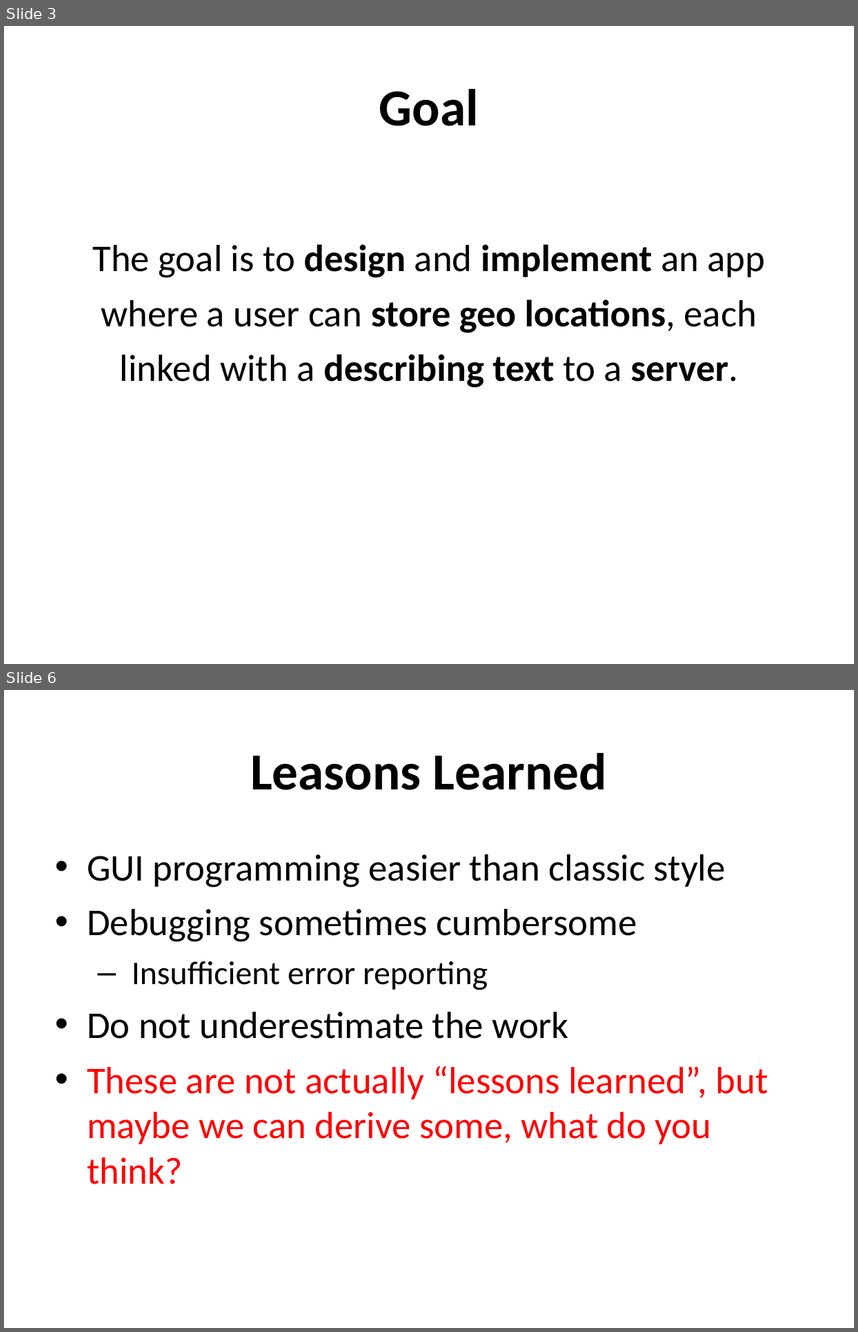
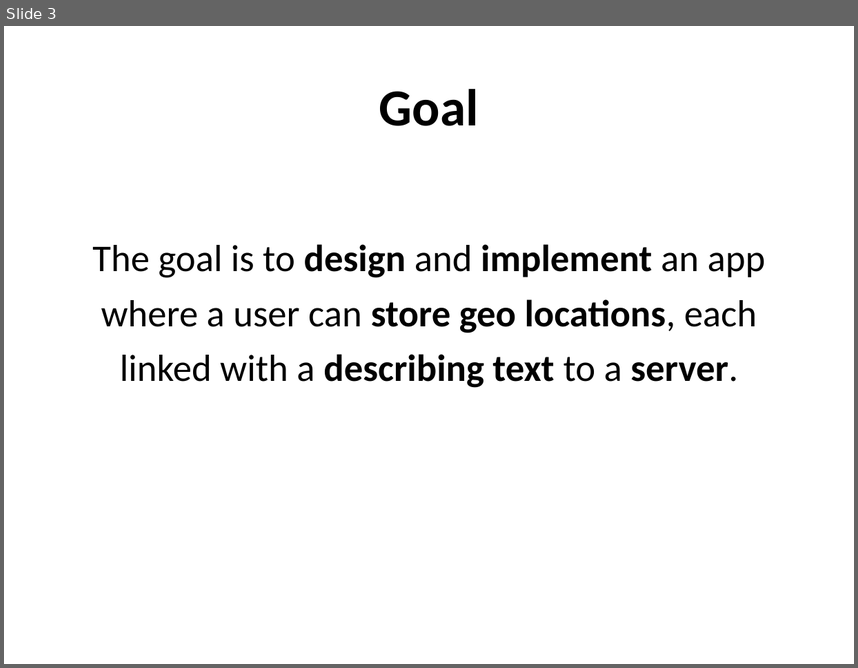
Before and after one commit to kochergan/travel-diary, a slide deck: presentation/travel-diary.odp. Shown one above the other, each under a label of ours: slides 3 and 6 before the commit, slide 3 after it; the slides between them are not shown. The pictures are 858x1332 and 858x668 pixels, drawn with LibreOffice and Linux fonts; fonts in the diff are those of the drawing. Boxes give left, top, right and bottom in pixels: in the first picture for what was removed or moved away, otherwise in the second. Text is boxed around its words. In the diff, an @@ line names an element or a change of style, - is before the commit and + after.

```diff
--- a/presentation/travel-diary.odp
+++ b/presentation/travel-diary.odp
@@ slide 6 removed at (x1=4, y1=690, x2=854, y2=1328), background #FFFFFF @@
@@ title removed at (x1=250, y1=753, x2=607, y2=790) @@
-Leasons Learned
@@ text removed at (x1=87, y1=854, x2=769, y2=1184) @@
-• GUI programming easier than classic style
-• Debugging sometimes cumbersome
-  – Insufficient error reporting
-• Do not underestimate the work
-• These are not actually “lessons learned”, but maybe we can derive some, what do you think?
```
Also in this commit, not shown: 1 slide changed, 2 slides added, 1 other slide removed.
